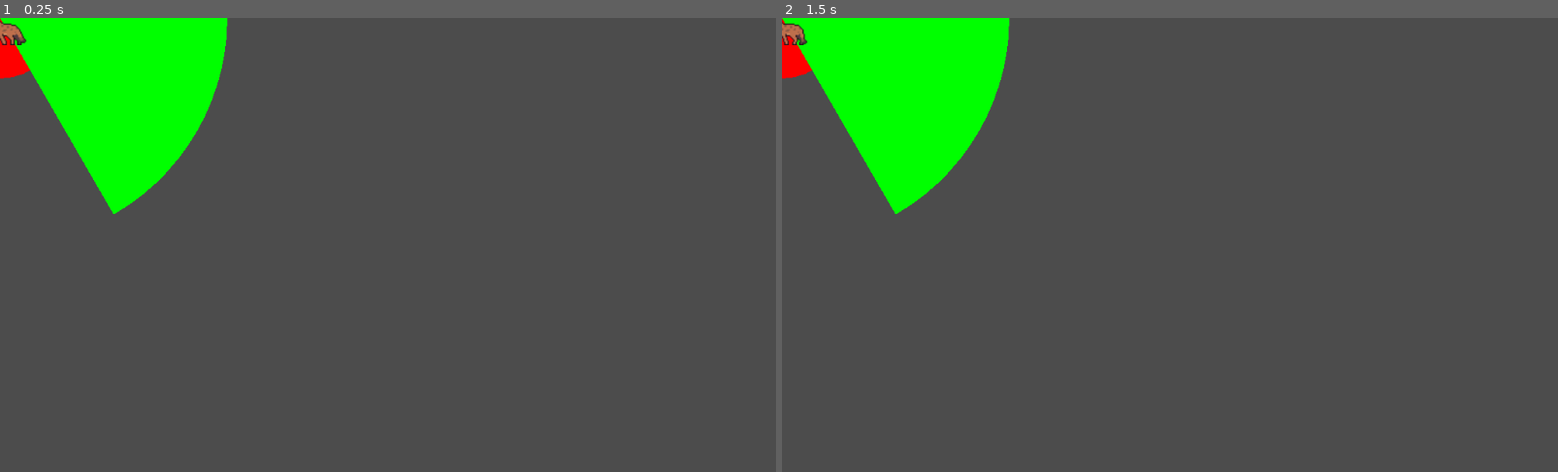
Above: before the commit, frames 1-2 (left to right).
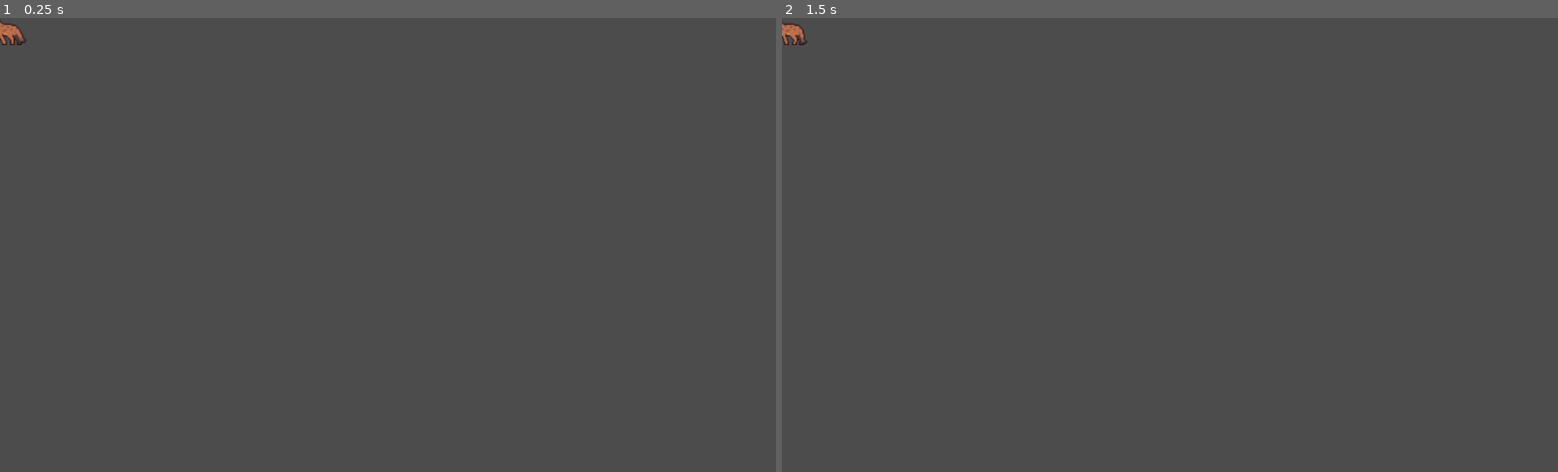
Above: after the commit, the same moments.

Repository: Poissecaille/EcoSimulator
Game: Godot game, scene res://Entities/Animals/Hyena.tscn
Same seed, same stepped clock (60 frames per second), same inputs: the game is played once before the commit and once after it. This scene is started directly instead of the project's main scene.
Inputs (mouse positions are in pixels of both pictures, inside the frame that each line leads up to):
- Up to frame 1 (0.25 s): no input
- Up to frame 2 (1.5 s): tap Enter at 0.5 s; move the mouse to (1340, 222) at 0.52 s; hold Right (move_right) 0.53-1.28 s; hold T 0.53-1.28 s; click (1340, 222) at 0.67 s; move the mouse to (1014, 267) at 1.27 s; hold Down (move_down) from 1.28 s (still down); tap Y at 1.35 s

The runs differ from the first frame. In frame 1, 7.9% of the frame differs, in the area x 0-30%, y 0-44%; in frame 2, 7.9%.

Commit message:
Sheep reproduction

Diff:
--- a/GODOT/Entities/Animals/Animal.gd
+++ b/GODOT/Entities/Animals/Animal.gd
@@ -12,6 +12,8 @@
 export var speed = 200
 
 var target
+var targetNode
+var targetPosition
 
 var velocity = Vector2.ZERO
 
@@ -45,19 +47,7 @@
 func _process(delta):
 	process_hunger(delta)
 	if (Behavior == BEHAVIOR.HUNT || Behavior == BEHAVIOR.MATE) and get_node(target) != null:
-		var node = get_node(target)
-		var targetPosition = node.position
-		velocity.x = node.position.x - position.x
-		velocity.y = node.position.y - position.y
-
-func _on_MateTimer_timeout():
-	$FOVPolygon.set_deferred("monitoring",true)
-	var node = get_node(target)
-	if node != null:
-		var tmp1 = pow((node.position.x - position.x),2)
-		var tmp2 = pow((node.position.y - position.y),2)
-		if sqrt( tmp1 + tmp2 )< $FOVPolygon.hearing_distance:
-			if node.State == STATE.INFECTED:
-				State = STATE.INFECTED
-	Behavior= BEHAVIOR.NORMAL
-	$CollisionShape2D.set_deferred("disabled",false)
+		targetNode = get_node(target)
+		targetPosition = targetNode.position
+		velocity.x = targetNode.position.x - position.x
+		velocity.y = targetNode.position.y - position.y
--- a/GODOT/Entities/Animals/Animal.tscn
+++ b/GODOT/Entities/Animals/Animal.tscn
@@ -4,9 +4,3 @@
 
 [node name="Animal" type="KinematicBody2D"]
 script = ExtResource( 1 )
-
-[node name="MateTimer" type="Timer" parent="."]
-wait_time = 1.5
-one_shot = true
-
-[connection signal="timeout" from="MateTimer" to="." method="_on_MateTimer_timeout"]
--- a/GODOT/Entities/Animals/FOVPolygon.gd
+++ b/GODOT/Entities/Animals/FOVPolygon.gd
@@ -3,7 +3,7 @@
 export var fov_radius = 150
 export var hearing_distance = 80
 export var view_distance = 300
-export var show_fov = true
+export var show_fov = false
 var parent_owner_id = null
 
 func get_hearing_shape():
--- a/GODOT/Entities/Animals/Hyena.gd
+++ b/GODOT/Entities/Animals/Hyena.gd
@@ -56,7 +56,6 @@
 		$HyenaAnimation.stop()
 
 func _on_FOVPolygon_body_entered(body):
-	print(body.name)
 	if("Sheep" in body.name):
 		$FOVPolygon.set_deferred("monitoring", false)
 		Behavior = BEHAVIOR.HUNT
--- a/GODOT/Entities/Animals/Hyena.tscn
+++ b/GODOT/Entities/Animals/Hyena.tscn
@@ -14,56 +14,6 @@
 [sub_resource type="CapsuleShape2D" id=24]
 radius = 16.0
 height = 12.0001
-
-[sub_resource type="AtlasTexture" id=20]
-flags = 4
-atlas = ExtResource( 5 )
-region = Rect2( 0, 0, 48, 48 )
-
-[sub_resource type="AtlasTexture" id=21]
-flags = 4
-atlas = ExtResource( 5 )
-region = Rect2( 48, 0, 48, 48 )
-
-[sub_resource type="AtlasTexture" id=22]
-flags = 4
-atlas = ExtResource( 5 )
-region = Rect2( 96, 0, 48, 48 )
-
-[sub_resource type="AtlasTexture" id=23]
-flags = 4
-atlas = ExtResource( 5 )
-region = Rect2( 144, 0, 48, 48 )
-
-[sub_resource type="AtlasTexture" id=14]
-flags = 4
-atlas = ExtResource( 4 )
-region = Rect2( 0, 0, 48, 48 )
-
-[sub_resource type="AtlasTexture" id=15]
-flags = 4
-atlas = ExtResource( 4 )
-region = Rect2( 48, 0, 48, 48 )
-
-[sub_resource type="AtlasTexture" id=16]
-flags = 4
-atlas = ExtResource( 4 )
-region = Rect2( 96, 0, 48, 48 )
-
-[sub_resource type="AtlasTexture" id=17]
-flags = 4
-atlas = ExtResource( 4 )
-region = Rect2( 144, 0, 48, 48 )
-
-[sub_resource type="AtlasTexture" id=18]
-flags = 4
-atlas = ExtResource( 4 )
-region = Rect2( 192, 0, 48, 48 )
-
-[sub_resource type="AtlasTexture" id=19]
-flags = 4
-atlas = ExtResource( 4 )
-region = Rect2( 240, 0, 48, 48 )
 
 [sub_resource type="AtlasTexture" id=25]
 flags = 4
@@ -125,18 +75,58 @@
 atlas = ExtResource( 3 )
 region = Rect2( 240, 0, 48, 48 )
 
+[sub_resource type="AtlasTexture" id=14]
+flags = 4
+atlas = ExtResource( 4 )
+region = Rect2( 0, 0, 48, 48 )
+
+[sub_resource type="AtlasTexture" id=15]
+flags = 4
+atlas = ExtResource( 4 )
+region = Rect2( 48, 0, 48, 48 )
+
+[sub_resource type="AtlasTexture" id=16]
+flags = 4
+atlas = ExtResource( 4 )
+region = Rect2( 96, 0, 48, 48 )
+
+[sub_resource type="AtlasTexture" id=17]
+flags = 4
+atlas = ExtResource( 4 )
+region = Rect2( 144, 0, 48, 48 )
+
+[sub_resource type="AtlasTexture" id=18]
+flags = 4
+atlas = ExtResource( 4 )
+region = Rect2( 192, 0, 48, 48 )
+
+[sub_resource type="AtlasTexture" id=19]
+flags = 4
+atlas = ExtResource( 4 )
+region = Rect2( 240, 0, 48, 48 )
+
+[sub_resource type="AtlasTexture" id=20]
+flags = 4
+atlas = ExtResource( 5 )
+region = Rect2( 0, 0, 48, 48 )
+
+[sub_resource type="AtlasTexture" id=21]
+flags = 4
+atlas = ExtResource( 5 )
+region = Rect2( 48, 0, 48, 48 )
+
+[sub_resource type="AtlasTexture" id=22]
+flags = 4
+atlas = ExtResource( 5 )
+region = Rect2( 96, 0, 48, 48 )
+
+[sub_resource type="AtlasTexture" id=23]
+flags = 4
+atlas = ExtResource( 5 )
+region = Rect2( 144, 0, 48, 48 )
+
 [sub_resource type="SpriteFrames" id=7]
 animations = [ {
-"frames": [ SubResource( 20 ), SubResource( 21 ), SubResource( 22 ), SubResource( 23 ) ],
-"loop": true,
-"name": "idle",
-"speed": 5.0
-}, {
-"frames": [ SubResource( 14 ), SubResource( 15 ), SubResource( 16 ), SubResource( 17 ), SubResource( 18 ), SubResource( 19 ) ],
-"loop": true,
-"name": "die",
-"speed": 5.0
-}, {
 "frames": [ SubResource( 25 ), SubResource( 26 ), SubResource( 3 ), SubResource( 4 ), SubResource( 5 ), SubResource( 6 ) ],
 "loop": true,
 "name": "walk",
@@ -145,6 +135,16 @@
 "frames": [ SubResource( 8 ), SubResource( 9 ), SubResource( 10 ), SubResource( 11 ), SubResource( 12 ), SubResource( 13 ) ],
 "loop": true,
 "name": "attack",
+"speed": 5.0
+}, {
+"frames": [ SubResource( 14 ), SubResource( 15 ), SubResource( 16 ), SubResource( 17 ), SubResource( 18 ), SubResource( 19 ) ],
+"loop": true,
+"name": "die",
+"speed": 5.0
+}, {
+"frames": [ SubResource( 20 ), SubResource( 21 ), SubResource( 22 ), SubResource( 23 ) ],
+"loop": true,
+"name": "idle",
 "speed": 5.0
 } ]
 
--- a/GODOT/Entities/Animals/Sheep.gd
+++ b/GODOT/Entities/Animals/Sheep.gd
@@ -17,7 +17,6 @@
 	#process_inputs()
 	move(delta)
 	update_animation()
-
 
 func update_animation():
 	if velocity.y > 0:
@@ -71,8 +70,8 @@
 	if(resting):
 		velocity = Vector2.ZERO
 	else :
-		velocity.x=rng.randi_range(-1,1)
-		velocity.y=rng.randi_range(-1,1)
+		velocity.x=rng.randi_range(-2,2)
+		velocity.y=rng.randi_range(-2,2)
 	resting = not resting
 
 func _on_PanicTimer_timeout():
@@ -86,16 +85,41 @@
 	State = STATE.NORMAL
 
 func _on_FOVPolygon_body_entered(body):
-	print("Sheep Entered")
+	# TODO : Figure out why decting itself
+	if (body == self):
+		return
+
 	if("Sheep" in body.name):
-		if (want_mate()):
+		if (want_mate() && $MateCooldownTimer.time_left == 0):
 			$FOVPolygon.set_deferred("monitoring", false)
 			Behavior = BEHAVIOR.MATE
 			$CollisionShape2D.set_deferred("disabled", true)
 			target=body.get_path()
+			$MateTimer.set_wait_time(10)
 			$MateTimer.start()
 
 	if("Hyena" in body.name):
 		$FOVPolygon.set_deferred("monitoring", false)
 		Behavior = BEHAVIOR.PANIC
 		$PanicTimer.start()
+
+func start_mate_cooldown():
+	if ($MateCooldownTimer.time_left >= 0):
+		$MateCooldownTimer.stop()
+		$MateCooldownTimer.set_wait_time(120)
+		$MateCooldownTimer.start()
+
+func _on_MateTimer_timeout():
+	$FOVPolygon.set_deferred("monitoring",true)
+	if self.targetNode != null:
+		var tmp1 = pow((self.targetNode.position.x - position.x),2)
+		var tmp2 = pow((self.targetNode.position.y - position.y),2)
+		if sqrt( tmp1 + tmp2 )< $FOVPolygon.hearing_distance:
+			var child = get_parent().spawn_animal("Sheep", position.x, position.y)
+			child.start_mate_cooldown()
+			if self.targetNode.State == STATE.INFECTED:
+				State = STATE.INFECTED
+		self.start_mate_cooldown()
+		self.targetNode.start_mate_cooldown()
+	Behavior = BEHAVIOR.NORMAL
+	$CollisionShape2D.set_deferred("disabled",false)
--- a/GODOT/Entities/Animals/Sheep.tscn
+++ b/GODOT/Entities/Animals/Sheep.tscn
@@ -4,9 +4,53 @@
 [ext_resource path="res://Assets/6 Sheep/sheep_walk.png" type="Texture" id=2]
 [ext_resource path="res://Entities/Animals/FOVPolygon.gd" type="Script" id=3]
 
+[sub_resource type="ConvexPolygonShape2D" id=21]
+
 [sub_resource type="ConvexPolygonShape2D" id=2]
 
-[sub_resource type="ConvexPolygonShape2D" id=21]
+[sub_resource type="CapsuleShape2D" id=18]
+radius = 13.0
+height = 14.0
+
+[sub_resource type="AtlasTexture" id=19]
+flags = 4
+atlas = ExtResource( 2 )
+region = Rect2( 0, 128, 128, 128 )
+
+[sub_resource type="AtlasTexture" id=3]
+flags = 4
+atlas = ExtResource( 2 )
+region = Rect2( 128, 128, 128, 128 )
+
+[sub_resource type="AtlasTexture" id=4]
+flags = 4
+atlas = ExtResource( 2 )
+region = Rect2( 256, 128, 128, 128 )
+
+[sub_resource type="AtlasTexture" id=5]
+flags = 4
+atlas = ExtResource( 2 )
+region = Rect2( 384, 128, 128, 128 )
+
+[sub_resource type="AtlasTexture" id=6]
+flags = 4
+atlas = ExtResource( 2 )
+region = Rect2( 0, 384, 128, 128 )
+
+[sub_resource type="AtlasTexture" id=7]
+flags = 4
+atlas = ExtResource( 2 )
+region = Rect2( 128, 384, 128, 128 )
+
+[sub_resource type="AtlasTexture" id=8]
+flags = 4
+atlas = ExtResource( 2 )
+region = Rect2( 256, 384, 128, 128 )
+
+[sub_resource type="AtlasTexture" id=9]
+flags = 4
+atlas = ExtResource( 2 )
+region = Rect2( 384, 384, 128, 128 )
 
 [sub_resource type="AtlasTexture" id=10]
 flags = 4
@@ -48,48 +92,18 @@
 atlas = ExtResource( 2 )
 region = Rect2( 384, 256, 128, 128 )
 
-[sub_resource type="AtlasTexture" id=6]
-flags = 4
-atlas = ExtResource( 2 )
-region = Rect2( 0, 384, 128, 128 )
-
-[sub_resource type="AtlasTexture" id=7]
-flags = 4
-atlas = ExtResource( 2 )
-region = Rect2( 128, 384, 128, 128 )
-
-[sub_resource type="AtlasTexture" id=8]
-flags = 4
-atlas = ExtResource( 2 )
-region = Rect2( 256, 384, 128, 128 )
-
-[sub_resource type="AtlasTexture" id=9]
-flags = 4
-atlas = ExtResource( 2 )
-region = Rect2( 384, 384, 128, 128 )
-
-[sub_resource type="AtlasTexture" id=19]
-flags = 4
-atlas = ExtResource( 2 )
-region = Rect2( 0, 128, 128, 128 )
-
-[sub_resource type="AtlasTexture" id=3]
-flags = 4
-atlas = ExtResource( 2 )
-region = Rect2( 128, 128, 128, 128 )
-
-[sub_resource type="AtlasTexture" id=4]
-flags = 4
-atlas = ExtResource( 2 )
-region = Rect2( 256, 128, 128, 128 )
-
-[sub_resource type="AtlasTexture" id=5]
-flags = 4
-atlas = ExtResource( 2 )
-region = Rect2( 384, 128, 128, 128 )
-
 [sub_resource type="SpriteFrames" id=20]
 animations = [ {
+"frames": [ SubResource( 19 ), SubResource( 3 ), SubResource( 4 ), SubResource( 5 ) ],
+"loop": true,
+"name": "walk_left",
+"speed": 5.0
+}, {
+"frames": [ SubResource( 6 ), SubResource( 7 ), SubResource( 8 ), SubResource( 9 ) ],
+"loop": true,
+"name": "walk_right",
+"speed": 5.0
+}, {
 "frames": [ SubResource( 10 ), SubResource( 11 ), SubResource( 12 ), SubResource( 13 ) ],
 "loop": true,
 "name": "walk_top",
@@ -99,21 +113,7 @@
 "loop": true,
 "name": "walk_bot",
 "speed": 5.0
-}, {
-"frames": [ SubResource( 6 ), SubResource( 7 ), SubResource( 8 ), SubResource( 9 ) ],
-"loop": true,
-"name": "walk_right",
-"speed": 5.0
-}, {
-"frames": [ SubResource( 19 ), SubResource( 3 ), SubResource( 4 ), SubResource( 5 ) ],
-"loop": true,
-"name": "walk_left",
-"speed": 5.0
 } ]
-
-[sub_resource type="CapsuleShape2D" id=18]
-radius = 13.0
-height = 14.0
 
 [node name="Sheep" type="KinematicBody2D"]
 script = ExtResource( 1 )
@@ -130,19 +130,19 @@
 hearing_distance = 50
 view_distance = 100
 
+[node name="VisionCollision" type="CollisionShape2D" parent="FOVPolygon"]
+shape = SubResource( 21 )
+
 [node name="HearingCollision" type="CollisionShape2D" parent="FOVPolygon"]
 shape = SubResource( 2 )
 
-[node name="VisionCollision" type="CollisionShape2D" parent="FOVPolygon"]
-shape = SubResource( 21 )
+[node name="CollisionShape2D" type="CollisionShape2D" parent="."]
+rotation = 1.5708
+shape = SubResource( 18 )
 
 [node name="AnimatedSprite" type="AnimatedSprite" parent="."]
 frames = SubResource( 20 )
 animation = "walk_left"
-
-[node name="CollisionShape2D" type="CollisionShape2D" parent="."]
-rotation = 1.5708
-shape = SubResource( 18 )
 
 [node name="MovementTimer" type="Timer" parent="."]
 wait_time = 2.0
@@ -161,7 +161,15 @@
 one_shot = true
 autostart = true
 
+[node name="MateCooldownTimer" type="Timer" parent="."]
+
+[node name="MateTimer" type="Timer" parent="."]
+wait_time = 1.5
+one_shot = true
+
+[connection signal="body_entered" from="FOVPolygon" to="." method="_on_FOVPolygon_body_entered"]
 [connection signal="timeout" from="MovementTimer" to="." method="_on_MovementTimer_timeout"]
 [connection signal="timeout" from="PanicTimer" to="." method="_on_PanicTimer_timeout"]
 [connection signal="timeout" from="InfectionTimer" to="." method="_on_InfectionTimer_timeout"]
 [connection signal="timeout" from="TestActionTimer" to="." method="_on_TestActionTimer_timeout"]
+[connection signal="timeout" from="MateTimer" to="." method="_on_MateTimer_timeout"]
--- a/GODOT/Terrain.gd
+++ b/GODOT/Terrain.gd
@@ -8,8 +8,10 @@
 var beach_width = 10
 var tree_density_generator = RandomNumberGenerator.new()
 
-export var sheep_number = 10
-export var hyena_number = 10
+var tree_level = 0.3
+var water_level = -0.3
+export var sheep_number = 5
+export var hyena_number = 5
 
 func fill_ocean():
 	var ocean = get_node("Ocean")
@@ -61,7 +63,6 @@
 	trees.update_bitmask_region()
 
 func spawn_animal(animal, x, y):
-	var root = get_tree().root
 	var vector = Vector2(x, y)
 	var formated_scene = "res://Entities/Animals/%s.tscn"
 	var scene_path = formated_scene % animal
@@ -71,7 +72,8 @@
 		var entity = entity_scene.instance()
 		entity.start(vector)
 		entity.add_to_group(group_name)
-		root.call_deferred("add_child", entity)
+		self.call_deferred("add_child", entity)
+		return entity
 
 func random_pos() -> Vector2:
 	var rng = RandomNumberGenerator.new()
@@ -87,7 +89,7 @@
 
 	var pos = random_pos()
 	var noise_value = noise.get_noise_2d(pos.x, pos.y)
-	if (noise_value > -0.3 and noise_value < 0):
+	if (noise_value > water_level and noise_value < tree_level/2):
 		spawn_animal("Sheep", pos.x, pos.y)
 		current_sheeps += 1
 
@@ -100,7 +102,7 @@
 	var pos = random_pos()
 
 	var noise_value = noise.get_noise_2d(pos.x, pos.y)
-	if (noise_value > 0 and noise_value < 0.3):
+	if (noise_value > water_level+0.2 and noise_value < tree_level):
 		spawn_animal("Hyena", pos.x, pos.y)
 		current_hyenas += 1
 
